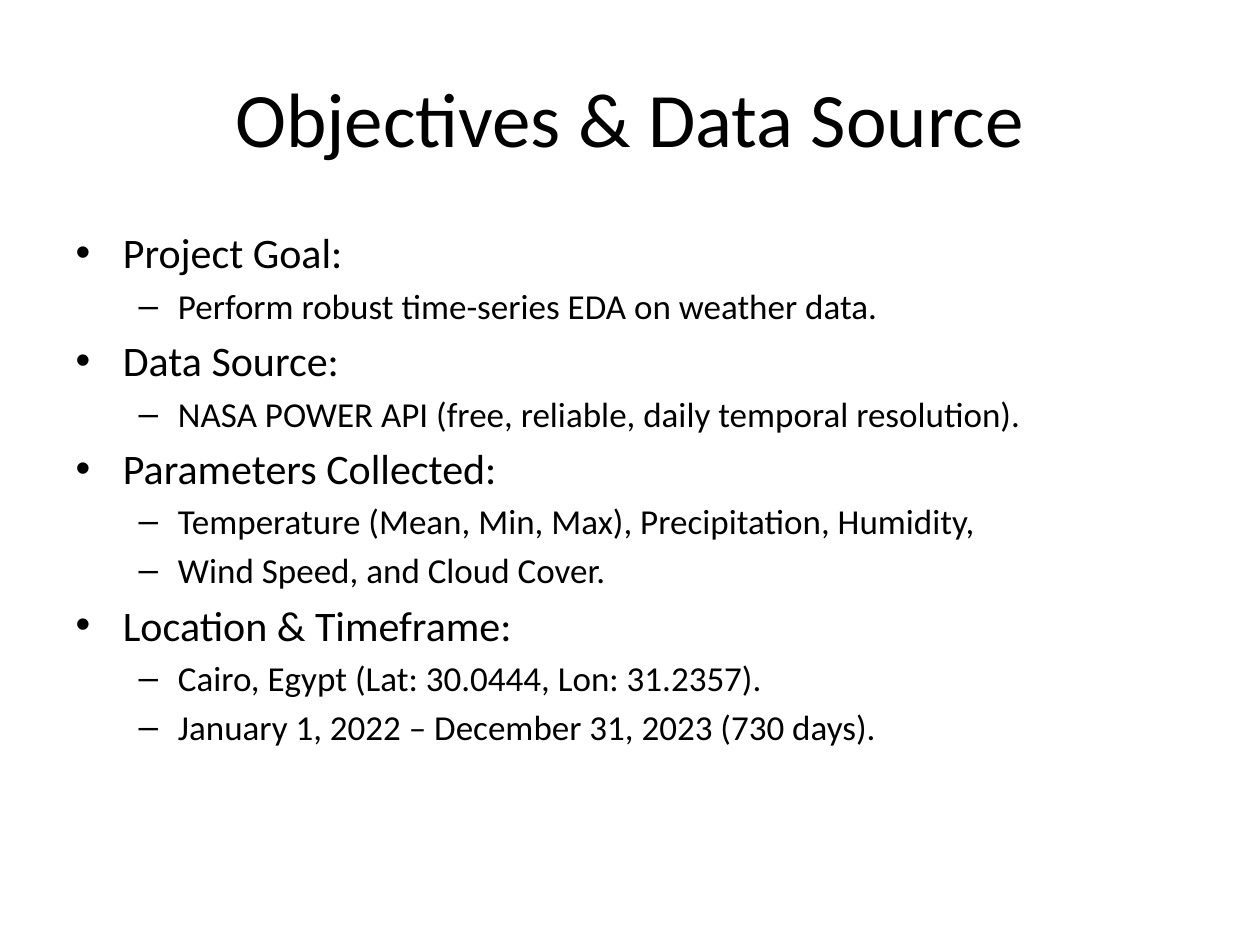
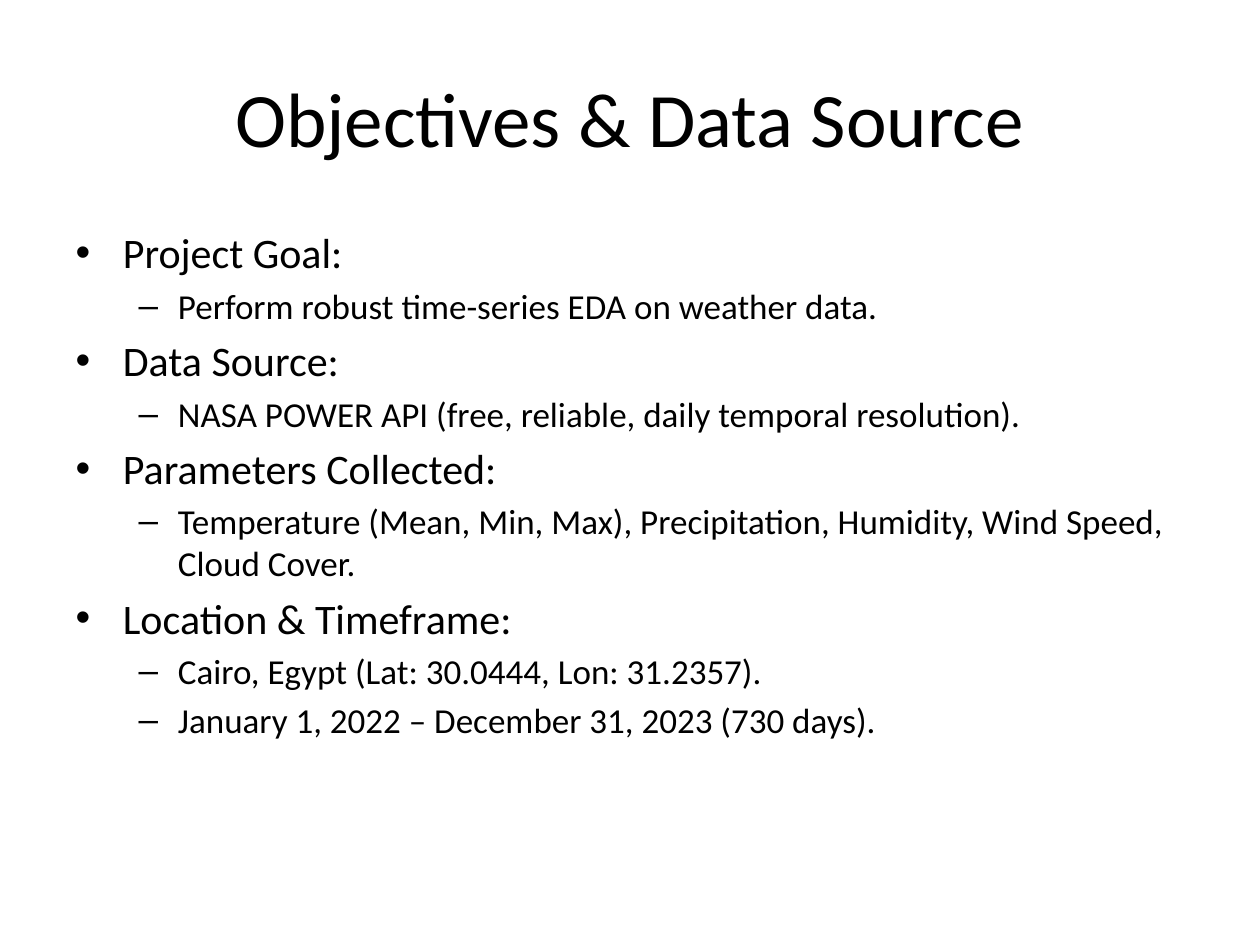
Before and after one commit to ToqaGhozlan/Machine_Learning_Summer_Intern_R5, a slide deck: slide 2 of ahmed essam tasks/task4/Task4_Presentation.pptx. Drawn at 1260x945 pixels with LibreOffice and Linux fonts; fonts in the diff are those of the drawing. Boxes give left, top, right and bottom in pixels: in the first picture for what was removed or moved away, otherwise in the second. Text is boxed around its words. In the diff, an @@ line names an element or a change of style, - is before the commit and + after.

```diff
--- a/ahmed essam tasks/task4/Task4_Presentation.pptx
+++ b/ahmed essam tasks/task4/Task4_Presentation.pptx
@@ text at [178, 508, 1162, 577]: text changed @@
-  – Temperature (Mean, Min, Max), Precipitation, Humidity,
-  – Wind Speed, and Cloud Cover.
+  – Temperature (Mean, Min, Max), Precipitation, Humidity, Wind Speed, Cloud Cover.
```
Also in this commit, not shown: 3 other slides changed, 2 slides added, 2 slides removed.
